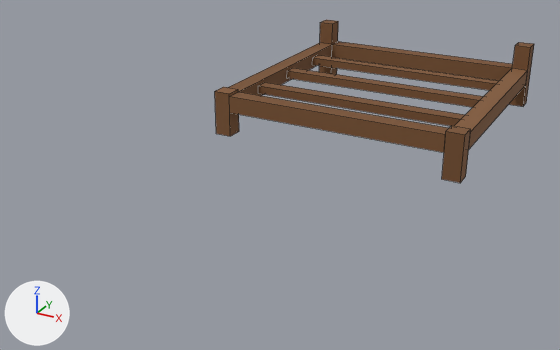
One commit to the FBX model Assets/Resources/Models/Frame_Bed_a.fbx: the scene before it, then after it.
Both versions are drawn from a 50 mm lens placed at (1.019, -2.644, 0.989), pointed at (-0.111, -0.59, -0.038). The lights are fixed; the arrows at lower left show +X, +Y and +Z. The older version comes first. Mesh edges are drawn as thin lines. Objects named as collision shapes, trigger or cutter boxes, shadow casters or lower levels of detail are left out. Where no turn or scale is listed for an object, it has been applied to the vertices. Vertices at exactly the same position are counted once.

Objects in the first picture: 'Frame_Bed_a'.
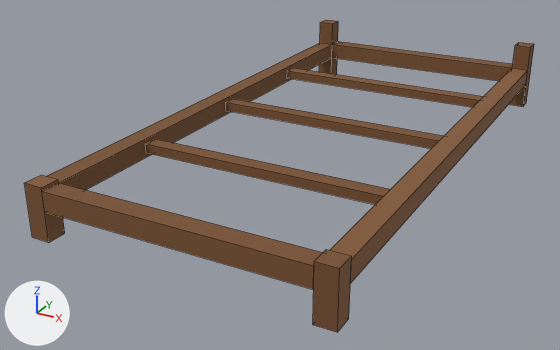
The newer file is also turned or shifted as a whole; pictures and numbers use the older file's frame.

What the commit changed:
me_frame_001 is used by ob_frame_bed_a; location (0.0, 0.0, 0.0).
me_frame_001 had 80 vertices, 66 faces and spanned x -0.45..0.45, y -0.45..0.45, z 0.0..0.24.
me_frame_001 now has 88 vertices, 66 faces and spans x -0.45..0.45, y -1.35..0.45, z 0.0..0.24.
me_frame_001 part 1: the loose piece of 8 vertices spanning x -0.45..-0.39, y -0.45..-0.39, z 0.0..0.16 is moved by (0.0, -0.9, 0.0).
me_frame_001 part 2: the loose piece of 8 vertices spanning x 0.39..0.45, y -0.45..-0.39, z 0.0..0.16 is moved by (0.0, -0.9, 0.0).
me_frame_001 part 3: a new loose piece, a box spanning x -0.39..0.39, y -1.35..-1.29, z 0.09..0.15, in mat_m_palette (picture img_palette_png).
me_frame_001 part 4: the loose piece of 8 vertices spanning x -0.39..0.39, y -0.249..-0.201, z 0.105..0.135 is moved by (0.0, -0.675, 0.0).
me_frame_001 part 5: the loose piece of 8 vertices spanning x -0.39..0.39, y 0.201..0.249, z 0.105..0.135 is moved by (0.0, -0.675, 0.0).
Part 6, on me_frame_001:
12 vertices are removed from x -0.45..0.45, y -0.45..-0.39, z 0.09..0.15.
18 faces are deleted.
12 vertices are added at x -0.45..0.45, y -1.29..0.39, z 0.09..0.15.
12 new faces join them.

Location of each change, [x1, y1, x2, y2] in pixels of the pictures (560 x 350 px; the box of a moved part takes in the faces that stretch with it):
'Frame_Bed_a', reshaped (60% wider, 91% taller): before [215, 20, 534, 183]; after [24, 20, 534, 332]
part 1 of me_frame_001, moved or reshaped: before [215, 87, 239, 136]; after [24, 175, 65, 243]
part 2 of me_frame_001, moved or reshaped: before [442, 125, 471, 183]; after [313, 249, 352, 332]
part 3 of me_frame_001, added (brown): after [42, 183, 323, 289]
part 4 of me_frame_001, moved or reshaped: before [258, 82, 465, 126]; after [145, 139, 390, 204]
part 5 of me_frame_001, moved or reshaped: before [312, 55, 500, 90]; after [226, 99, 443, 148]
part 6 of me_frame_001, moved or reshaped: before [229, 43, 528, 152]; after [47, 43, 528, 284]
